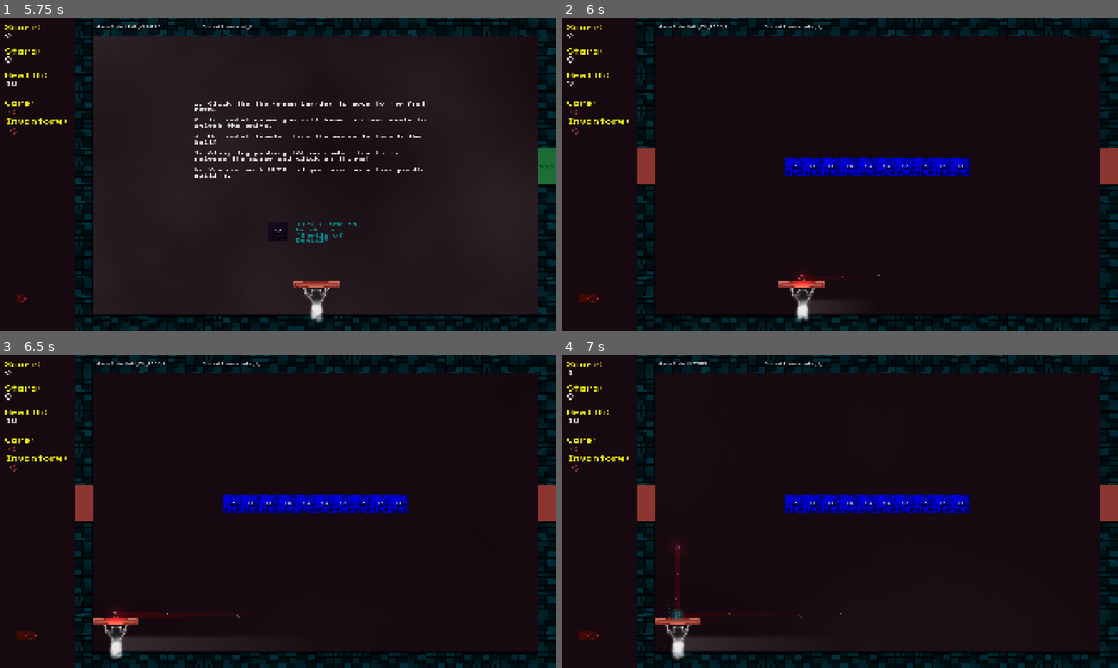
Above: before the commit, frames 1-4 (two rows, left to right).
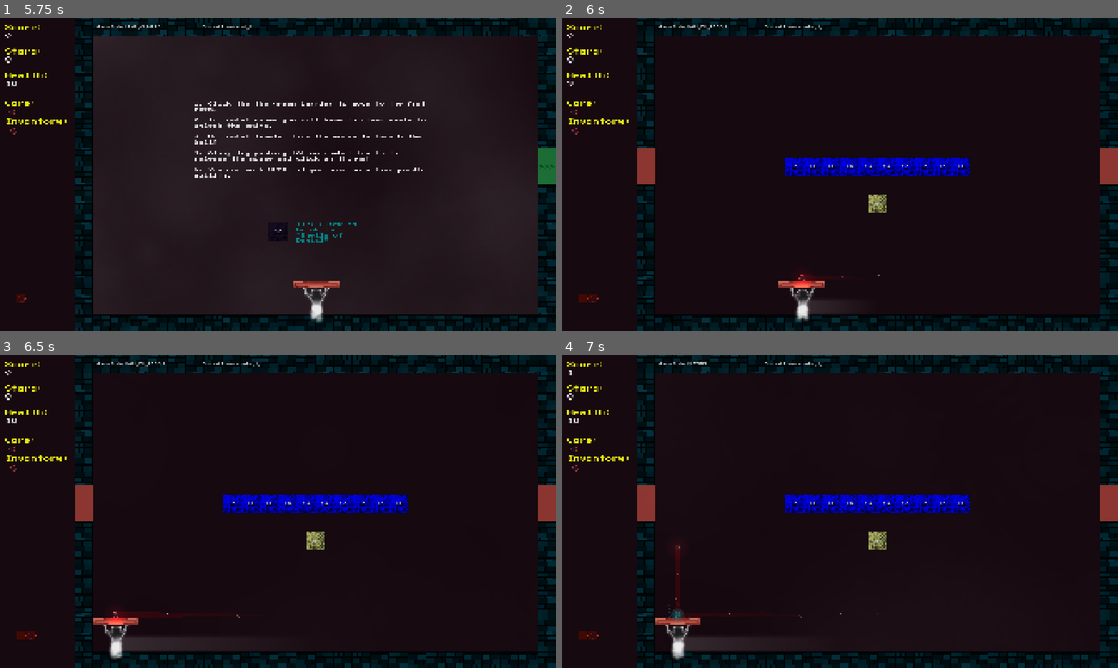
Above: after the commit, the same moments.

Repository: lostpoet999/escape_to_marty
Game: Godot game, scene res://scenes_and_scripts/ui_main_menu/main_menu.tscn
Two runs of this game, one before a commit and one after it. Both use one fixed random seed, a clock stepped at 60 frames per second and the inputs below. Sound files missing from this copy of the repository are replaced by a short silence.
Inputs (mouse positions are in pixels of both pictures, inside the frame that each line leads up to):
- Up to frame 1 (5.75 s): click "Start" at 0.5 s; click (11, 111) at 1.27 s; click (11, 130) at 2.02 s; click (11, 111) at 2.77 s; click (11, 130) at 3.52 s; click (11, 111) at 4.27 s; click (11, 130) at 5.02 s
- Up to frame 2 (6 s): tap Enter at 5.75 s; drag from (1106, 165) to (878, 305) at 5.77 s
- Up to frame 3 (6.5 s): no input
- Up to frame 4 (7 s): click (573, 448) at 6.52 s

Frame 1 is identical in both runs. In frame 2, 0.2% of the frame differs, in the area x 55-59%, y 56-63%; in frame 3, 0.2%; in frame 4, 0.2%.

Commit message:
font changes for pop-up numbers

Diff:
--- a/scenes_and_scripts/actors/enemies/enemy_config.gd
+++ b/scenes_and_scripts/actors/enemies/enemy_config.gd
@@ -4,6 +4,6 @@
 @export var enemy_name: String
 @export var scene_ref: PackedScene
 @export var spawn_chance: float
-@export var max_global_spawn: int #TODO: implement global max spawning
+@export var max_global_spawn: int ## Max of this enemy alive at once (seal-break path). 0 = unlimited.
 @export var x_offset: float
 @export var y_offset: float
--- a/scenes_and_scripts/actors/enemies/vfx/damage_number.gd
+++ b/scenes_and_scripts/actors/enemies/vfx/damage_number.gd
@@ -4,7 +4,7 @@
 const COLOR_DEALT: Color = Color(1, 1, 0.3)
 const COLOR_TAKEN: Color = Color(1, 0.15, 0.15)
 
-func _ready():
+func _ready()->void:
 	var tween = create_tween()
 	tween.parallel().tween_property(self, "modulate:a", 0, 1.0)
 	tween.parallel().tween_property($AllTextTypes, "position", Vector2(0, -100), 1.0)
@@ -13,16 +13,18 @@
 func on_tween_finished():
 	queue_free()
 
-func show_damage(damage_string: String, color: Color = COLOR_TAKEN):
+func show_damage(damage_string: String, color: Color = COLOR_TAKEN)->void:
+	var outline_color: Color = Color.BLACK if color == COLOR_TAKEN else Color.WHITE
 	if damage_string == "denied":
 		$AllTextTypes/Number.visible = false
 		$AllTextTypes/Denied.visible = true
-		$AllTextTypes/Denied/Label.add_theme_color_override("font_color", color)
-		$AllTextTypes/Denied/Outline.add_theme_color_override("font_color", Color.WHITE)
+		_apply_colors($AllTextTypes/Denied/Label, color, outline_color)
 	else:
 		$AllTextTypes/Number.visible = true
 		$AllTextTypes/Number/Label.text = damage_string
-		$AllTextTypes/Number/Outline.text = damage_string
-		$AllTextTypes/Number/Label.add_theme_color_override("font_color", color)
-		$AllTextTypes/Number/Outline.add_theme_color_override("font_color", Color.WHITE)
+		_apply_colors($AllTextTypes/Number/Label, color, outline_color)
 		$AllTextTypes/Denied.visible = false
+
+func _apply_colors(label: Label, fill: Color, outline: Color) -> void:
+	label.add_theme_color_override("font_color", fill)
+	label.add_theme_color_override("font_outline_color", outline)
--- a/scenes_and_scripts/actors/enemies/vfx/damage_number.tscn
+++ b/scenes_and_scripts/actors/enemies/vfx/damage_number.tscn
@@ -16,18 +16,10 @@
 offset_bottom = 45.0
 size_flags_vertical = 8
 theme_override_colors/font_color = Color(1, 0, 0, 1)
+theme_override_colors/font_outline_color = Color(0, 0, 0, 1)
+theme_override_constants/outline_size = 6
 theme_override_fonts/font = ExtResource("2_1rq4o")
-theme_override_font_sizes/font_size = 16
-text = "-"
-
-[node name="Outline" type="Label" parent="AllTextTypes/Number" unique_id=361248320]
-offset_top = 1.0
-offset_right = 40.0
-offset_bottom = 46.0
-size_flags_vertical = 8
-theme_override_colors/font_color = Color(0, 0, 0, 1)
-theme_override_fonts/font = ExtResource("2_1rq4o")
-theme_override_font_sizes/font_size = 16
+theme_override_font_sizes/font_size = 17
 text = "-"
 
 [node name="Denied" type="Node2D" parent="AllTextTypes" unique_id=357962390]
@@ -37,16 +29,8 @@
 offset_bottom = 45.0
 size_flags_vertical = 8
 theme_override_colors/font_color = Color(1, 0, 0, 1)
+theme_override_colors/font_outline_color = Color(0, 0, 0, 1)
+theme_override_constants/outline_size = 6
 theme_override_fonts/font = ExtResource("2_1rq4o")
-theme_override_font_sizes/font_size = 16
+theme_override_font_sizes/font_size = 17
 text = "Denied"
-
-[node name="Outline" type="Label" parent="AllTextTypes/Denied" unique_id=1039662179]
-offset_top = 1.0
-offset_right = 96.0
-offset_bottom = 46.0
-size_flags_vertical = 8
-theme_override_colors/font_color = Color(0, 0, 0, 1)
-theme_override_fonts/font = ExtResource("2_1rq4o")
-theme_override_font_sizes/font_size = 16
-text = "Denied"
--- a/scenes_and_scripts/levels/floor_1_the_intersection/combat_1_1.tscn
+++ b/scenes_and_scripts/levels/floor_1_the_intersection/combat_1_1.tscn
@@ -49,37 +49,44 @@
 initialize_brick_on_leveldata = false
 stages = Dictionary[int, float]({})
 
-[node name="OpenSeal5" parent="No-Respawn/Bricks" parent_id_path=PackedInt32Array(424513038) index="3" unique_id=843230974 instance=ExtResource("2_qcry5")]
+[node name="OpenSeal11" parent="No-Respawn/Bricks" parent_id_path=PackedInt32Array(424513038) index="3" unique_id=139370847 instance=ExtResource("2_qcry5")]
+position = Vector2(1152, 768)
+initialize_brick_on_leveldata = false
+stages = Dictionary[int, float]({
+2: 5.0
+})
+
+[node name="OpenSeal5" parent="No-Respawn/Bricks" parent_id_path=PackedInt32Array(424513038) index="4" unique_id=843230974 instance=ExtResource("2_qcry5")]
 position = Vector2(1312, 640)
 initialize_brick_on_leveldata = false
 stages = Dictionary[int, float]({})
 
-[node name="OpenSeal6" parent="No-Respawn/Bricks" parent_id_path=PackedInt32Array(424513038) index="4" unique_id=1235412364 instance=ExtResource("2_qcry5")]
+[node name="OpenSeal6" parent="No-Respawn/Bricks" parent_id_path=PackedInt32Array(424513038) index="5" unique_id=1235412364 instance=ExtResource("2_qcry5")]
 position = Vector2(992, 640)
 initialize_brick_on_leveldata = false
 stages = Dictionary[int, float]({})
 
-[node name="OpenSeal4" parent="No-Respawn/Bricks" parent_id_path=PackedInt32Array(424513038) index="5" unique_id=1855742673 instance=ExtResource("2_qcry5")]
+[node name="OpenSeal4" parent="No-Respawn/Bricks" parent_id_path=PackedInt32Array(424513038) index="6" unique_id=1855742673 instance=ExtResource("2_qcry5")]
 position = Vector2(1248, 640)
 initialize_brick_on_leveldata = false
 stages = Dictionary[int, float]({})
 
-[node name="OpenSeal7" parent="No-Respawn/Bricks" parent_id_path=PackedInt32Array(424513038) index="6" unique_id=422098733 instance=ExtResource("2_qcry5")]
+[node name="OpenSeal7" parent="No-Respawn/Bricks" parent_id_path=PackedInt32Array(424513038) index="7" unique_id=422098733 instance=ExtResource("2_qcry5")]
 position = Vector2(1440, 640)
 initialize_brick_on_leveldata = false
 stages = Dictionary[int, float]({})
 
-[node name="OpenSeal8" parent="No-Respawn/Bricks" parent_id_path=PackedInt32Array(424513038) index="7" unique_id=599257209 instance=ExtResource("2_qcry5")]
+[node name="OpenSeal8" parent="No-Respawn/Bricks" parent_id_path=PackedInt32Array(424513038) index="8" unique_id=599257209 instance=ExtResource("2_qcry5")]
 position = Vector2(1376, 640)
 initialize_brick_on_leveldata = false
 stages = Dictionary[int, float]({})
 
-[node name="OpenSeal9" parent="No-Respawn/Bricks" parent_id_path=PackedInt32Array(424513038) index="8" unique_id=408570536 instance=ExtResource("2_qcry5")]
+[node name="OpenSeal9" parent="No-Respawn/Bricks" parent_id_path=PackedInt32Array(424513038) index="9" unique_id=408570536 instance=ExtResource("2_qcry5")]
 position = Vector2(928, 640)
 initialize_brick_on_leveldata = false
 stages = Dictionary[int, float]({})
 
-[node name="OpenSeal10" parent="No-Respawn/Bricks" parent_id_path=PackedInt32Array(424513038) index="9" unique_id=944791178 instance=ExtResource("2_qcry5")]
+[node name="OpenSeal10" parent="No-Respawn/Bricks" parent_id_path=PackedInt32Array(424513038) index="10" unique_id=944791178 instance=ExtResource("2_qcry5")]
 position = Vector2(864, 640)
 initialize_brick_on_leveldata = false
 stages = Dictionary[int, float]({})
--- a/scenes_and_scripts/levels/room_base.gd
+++ b/scenes_and_scripts/levels/room_base.gd
@@ -45,8 +45,6 @@
 	visible = false
 	entry = GameManager.get_current_floor_entry(GameManager.current_room_id)
 	room_state = PlayerData.get_room_state(entry)
-	# connect boss-extras BEFORE the cleared-state level_cleared emit below,
-	# otherwise on re-entry the handler misses the emit fired from _ready itself
 	Signalbus.level_cleared.connect(_on_level_cleared_boss_extras)
 	if room_state.cleared:
 		supress_respawn_entities()
@@ -68,7 +66,6 @@
 	Signalbus.player_damaged.connect(_on_player_damaged)
 	initiate_special_room()
 
-# quick play-area tint, then fade out — damage juice (overlay sits above gameplay via z_index)
 func flash_play_area(color: Color) -> void:
 	flash_overlay.color = Color(color.r, color.g, color.b, 0.0)
 	var tw: Tween = create_tween()
@@ -90,8 +87,7 @@
 func _on_level_cleared_boss_extras() -> void:
 	if entry.room_type != RoomEntry.ROOM_TYPES.boss:
 		return
-	# first-defeat path runs alongside the level_cleared signal sweep; re-entry path
-	# is triggered by the cleared-check emit in _ready above. Both end up here.
+
 	room_state.cleared = true
 	_despawn_boss_entities()
 	_spawn_boss_drop()
@@ -119,9 +115,6 @@
 		portal.activate()
 
 func _despawn_boss_entities() -> void:
-	# boss + cage live outside No-Respawn (cage under PlayArea uses local coords, boss at root),
-	# so supress_respawn_entities can't reach them. Free them explicitly so a cleared
-	# boss-room re-entry shows only the lootbox + portal.
 	var cage: Node = find_child("BossDeonCage", true, false)
 	if cage != null and not cage.is_queued_for_deletion():
 		cage.queue_free()
@@ -157,28 +150,37 @@
 
 func _on_enemy_requested(spawn_from: Area2D) -> void: # for brick break enemies
 	var seal_break_enemies: Array[EnemyConfig] = GameManager.floor_data.seal_break_enemies
-	var enemy: FallingEnemy = instantiate_random_enemy(seal_break_enemies)
-	if enemy:
+	var config: EnemyConfig = pick_seal_break_config(seal_break_enemies)
+
+	if config and not _config_at_spawn_cap(config):
+		var enemy: FallingEnemy = config.scene_ref.instantiate()
+		enemy.add_to_group(_spawn_cap_group(config))
 		spawn_from.get_parent().add_child(enemy)
 		enemy.position = spawn_from.position
 	else:#freed-spirit
 		var spirit: Node2D = ESCAPED_SPIRIT.instantiate()
-		# set position before add_child — add_child runs the spirit's _ready synchronously,
-		# which captures its start position; setting it after would leave it at (0,0)
 		spirit.position = spawn_from.position
 		spawn_from.get_parent().add_child(spirit)
 
-func instantiate_random_enemy(enemy_configs: Array[EnemyConfig]) -> Node2D: #for brick break enemies
+func pick_seal_break_config(enemy_configs: Array[EnemyConfig]) -> EnemyConfig: #for brick break enemies
 	var index: int = 0
 	var spawned_percentage: float = randf() * 100
 	while (index < enemy_configs.size()):
 		var spawn_configuration: EnemyConfig = enemy_configs[index]
 		if (spawned_percentage < spawn_configuration.spawn_chance):
-			return spawn_configuration.scene_ref.instantiate()
+			return spawn_configuration
 		else:
 			spawned_percentage -= spawn_configuration.spawn_chance
 			index += 1
 	return null
+
+func _config_at_spawn_cap(config: EnemyConfig) -> bool:
+	if config.max_global_spawn <= 0:
+		return false
+	return get_tree().get_nodes_in_group(_spawn_cap_group(config)).size() >= config.max_global_spawn
+
+func _spawn_cap_group(config: EnemyConfig) -> StringName:
+	return StringName("seal_break_enemy_" + config.enemy_name)
 
 func check_level_cleared() -> void: #let gamemanager know level is cleared
 	var max_clear:int = GameManager.get_current_floor_entry(GameManager.current_room_id).max_clears
